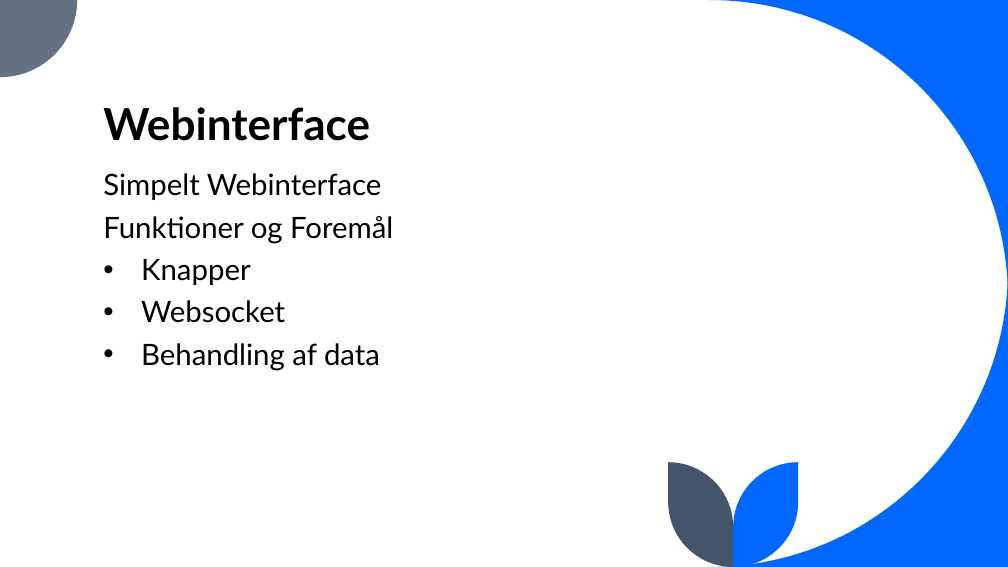
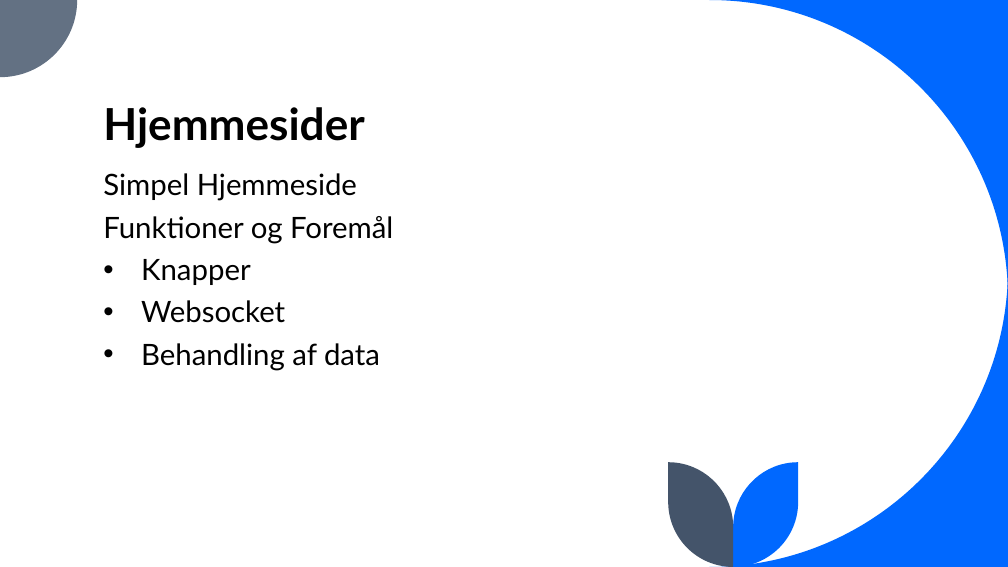
Before and after one commit to jona339e/EnergiCollector_Jonas, a slide deck: slide 5 of Documentation/Energi Indsamler.pptx (slide 4 before the commit). Drawn at 1008x567 pixels with LibreOffice and Linux fonts; fonts in the diff are those of the drawing. Boxes give left, top, right and bottom in pixels: in the first picture for what was removed or moved away, otherwise in the second. Text is boxed around its words. In the diff, an @@ line names an element or a change of style, - is before the commit and + after.

```diff
--- a/Documentation/Energi Indsamler.pptx
+++ b/Documentation/Energi Indsamler.pptx
@@ title at (103,107,364,148): text changed @@
-Webinterface
+Hjemmesider
@@ text at (103,173,357,201): text changed @@
-Simpelt Webinterface
+Simpel Hjemmeside
```
Also in this commit, not shown: 3 other slides changed, 4 slides added, 1 slide removed, 5 other files.
